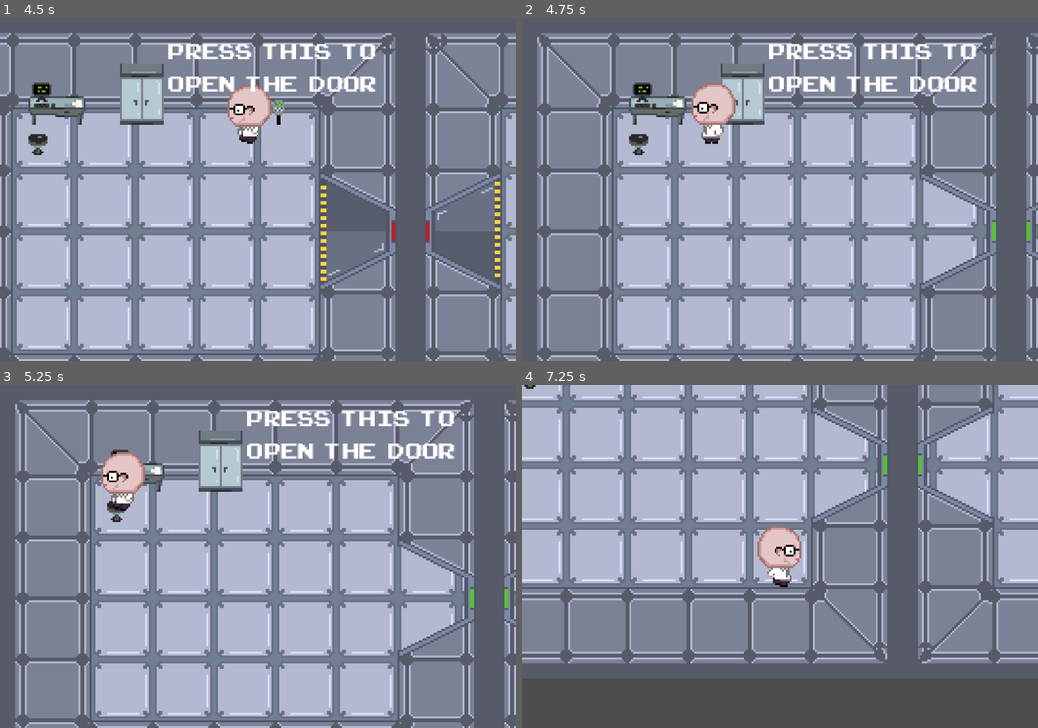
Above: before the commit, frames 1-4 (two rows, left to right).
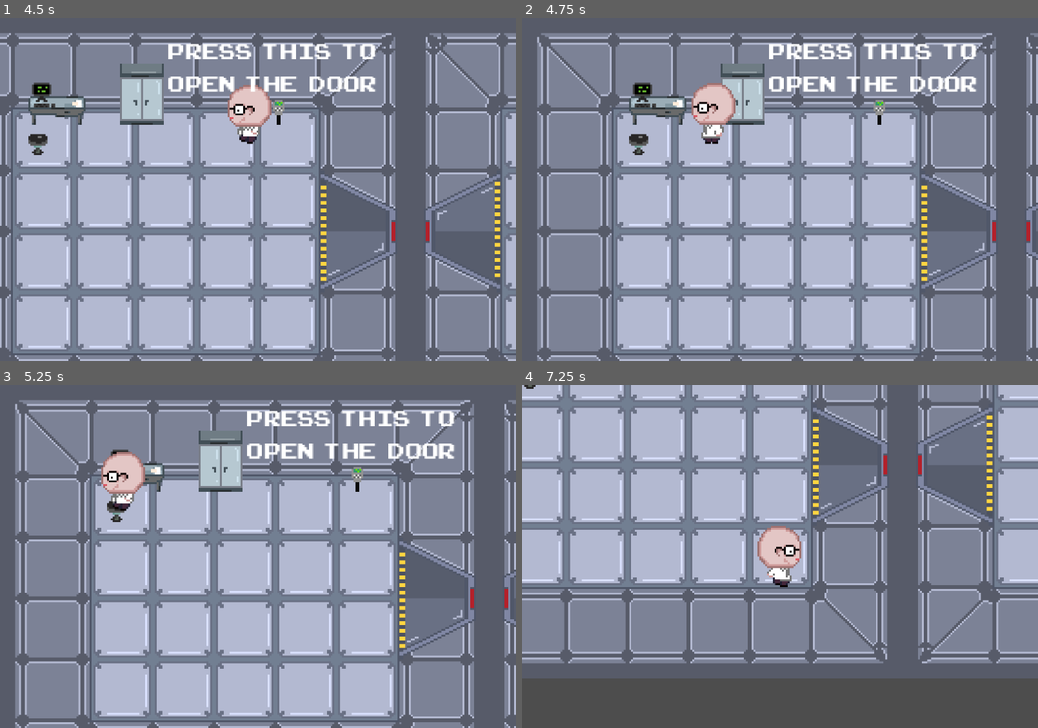
Above: after the commit, the same moments.

Repository: Pi-pol/Tachyon-race
Game: Godot game, scene res://Scenes/title.tscn
Same seed, same stepped clock (60 frames per second), same inputs: the game is played once before the commit and once after it.
Inputs (mouse positions are in pixels of both pictures, inside the frame that each line leads up to):
- Up to frame 1 (4.5 s): tap Enter at 0.5, 4.25 s; move the mouse to (371, 172) at 0.52 s; hold Right (ui_right) 0.53-1.25 s; tap K at 0.6, 2.1, 2.85, 3.6, 4.35 s; click (371, 172) at 0.67 s; click (258, 162) at 1.25 s; tap Space at 2 s; move the mouse to (154, 206) at 2.02 s; hold Down (ui_down) 2.03-2.78 s; move the mouse to (309, 114) at 2.77 s; hold Right (ui_right) 2.78-3.53 s; move the mouse to (232, 258) at 3.52 s; hold Up (ui_up) 3.53-4.28 s; click (232, 258) at 3.67 s; move the mouse to (412, 240) at 4.27 s; hold Left (ui_left) from 4.28 s (still down)
- Up to frame 2 (4.75 s): keep holding Left (ui_left)
- Up to frame 3 (5.25 s): keep holding Left (ui_left); move the mouse to (103, 505) at 5.02 s; tap K at 5.1 s
- Up to frame 4 (7.25 s): tap Space at 5.75 s; move the mouse to (805, 556) at 5.77 s; release Left (ui_left) at 5.78 s; hold Down (ui_down) 5.78-6.53 s; tap K at 5.85, 6.6 s; click (805, 556) at 5.92 s; move the mouse to (702, 470) at 6.52 s; hold Right (ui_right) from 6.53 s (still down)

Frame 1 is identical in both runs. In frame 2, 2.7% of the frame differs, in the area x 68-100%, y 23-78%; in frame 3, 2.7%; in frame 4, 5.1%, in the area x 56-92%, y 8-39%.
Error after the commit: Parse Error: Assignment is not allowed inside an expression. (res://Scripts/ButtonGame.gd:7)

Commit message:
sllightly going towards keycards

Diff:
--- a/Scenes/1stlevel.tscn
+++ b/Scenes/1stlevel.tscn
@@ -8,6 +8,7 @@
 [ext_resource type="Script" path="res://Scripts/PushBox.gd" id="3_fsm57"]
 [ext_resource type="AudioStream" uid="uid://c4v3345i5mcrw" path="res://Assets/SFX/button.wav" id="5_pl653"]
 [ext_resource type="PackedScene" path="res://Scenes/button_game.tscn" id="6_4hc3a"]
+[ext_resource type="Script" path="res://Scripts/ButtonGame2.gd" id="7_6f5of"]
 [ext_resource type="PackedScene" uid="uid://deoer7bynwll4" path="res://Scenes/base_tilemap.tscn" id="7_fkt6h"]
 [ext_resource type="PackedScene" uid="uid://bea2qh6ew34b6" path="res://Scenes/doors_tilemap.tscn" id="8_k6orn"]
 [ext_resource type="Script" path="res://Scripts/door_script.gd" id="9_qrhr4"]
@@ -111,7 +112,7 @@
 shape = SubResource("RectangleShape2D_60p0f")
 
 [node name="Sprite2D" type="Sprite2D" parent="jakiśKamień"]
-position = Vector2(1.52588e-05, -17)
+position = Vector2(-220, 189)
 scale = Vector2(1, 1.46875)
 texture = ExtResource("2_40tig")
 
@@ -120,6 +121,13 @@
 position = Vector2(176, 30)
 
 [node name="AudioStreamPlayer2D" type="AudioStreamPlayer2D" parent="ButtonGame"]
+stream = ExtResource("5_pl653")
+
+[node name="ButtonGame2" parent="." instance=ExtResource("6_4hc3a")]
+position = Vector2(463, 32)
+script = ExtResource("7_6f5of")
+
+[node name="AudioStreamPlayer2D" type="AudioStreamPlayer2D" parent="ButtonGame2"]
 stream = ExtResource("5_pl653")
 
 [node name="TileMap" parent="." instance=ExtResource("7_fkt6h")]
@@ -195,6 +203,8 @@
 
 [connection signal="door_button_pressed" from="ButtonGame" to="TileMap/Furniture" method="_on_button_game_door_button_pressed"]
 [connection signal="door_button_pressed" from="ButtonGame" to="DoorsTilemap" method="_on_button_game_door_button_pressed"]
+[connection signal="door_button_pressed" from="ButtonGame2" to="TileMap/Furniture" method="_on_button_game_door_button_pressed"]
+[connection signal="door_button_pressed" from="ButtonGame2" to="DoorsTilemap" method="_on_button_game_door_button_pressed"]
 [connection signal="itemCollected" from="item" to="TileMap/Player" method="_on_item_item_collected"]
 [connection signal="area_entered" from="item/ActionFild" to="TileMap/Player" method="_on_action_fild_area_entered"]
 [connection signal="itemCollected" from="item2" to="TileMap/Player" method="_on_item_item_collected"]
@@ -202,6 +212,8 @@
 
 [editable path="ButtonGame"]
 [editable path="ButtonGame/ActionFild"]
+[editable path="ButtonGame2"]
+[editable path="ButtonGame2/ActionFild"]
 [editable path="TileMap/Player"]
 [editable path="TileMap/Player/action_emmiter"]
 [editable path="item"]
--- a/Scripts/ButtonGame.gd
+++ b/Scripts/ButtonGame.gd
@@ -1,9 +1,13 @@
 extends Node2D
 
-signal door_button_pressed
+signal door_keycard_reader_pressed
 
 func _on_action_fild_area_entered(area):
-	$AudioStreamPlayer2D.play()
-	await get_tree().create_timer(0.7).timeout
-	door_button_pressed.emit()
-	queue_free()
+	var player = get_node("TileMap/Player")
+	if player.inventory = "keycard":
+		$AudioStreamPlayer2D.play()
+		await get_tree().create_timer(0.7).timeout
+		door_button_pressed.emit()
+		queue_free()
+	else:
+		pass
--- /dev/null
+++ b/Scripts/ButtonGame2.gd
@@ -0,0 +1,9 @@
+extends Node2D
+
+signal door_button_pressed
+
+func _on_action_fild_area_entered(area):
+	$AudioStreamPlayer2D.play()
+	await get_tree().create_timer(0.7).timeout
+	door_button_pressed.emit()
+	queue_free()
--- a/Scripts/Player.gd
+++ b/Scripts/Player.gd
@@ -4,6 +4,8 @@
 const MAX_SPEED = 300
 const FRICTION = 8000
 var inventory = ""
+
+signal has_keycard(bool)
 
 @onready var alive = true
 @onready var steps = []
@@ -71,6 +73,10 @@
 		object.itemCollected.connect(_on_item_item_collected)
 	print("After picking up")
 	print(inventory)
+	if inventory:
+		has_keycard.emit(true)
+	else:
+		has_keycard.emit(false)
 
 
 func _input(event):
Not shown: 1 places in Scenes/1stlevel.tscn that only renumber resources
